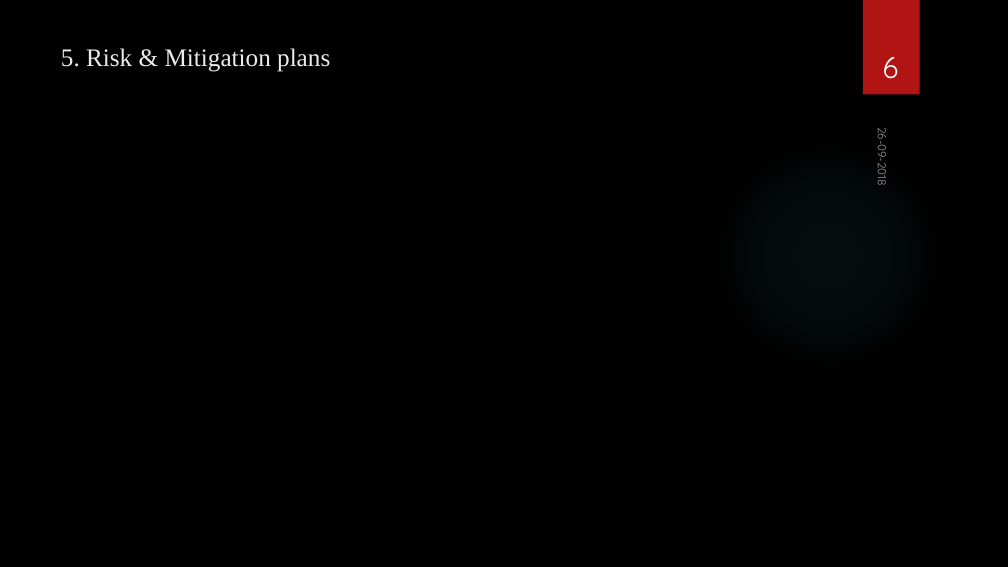
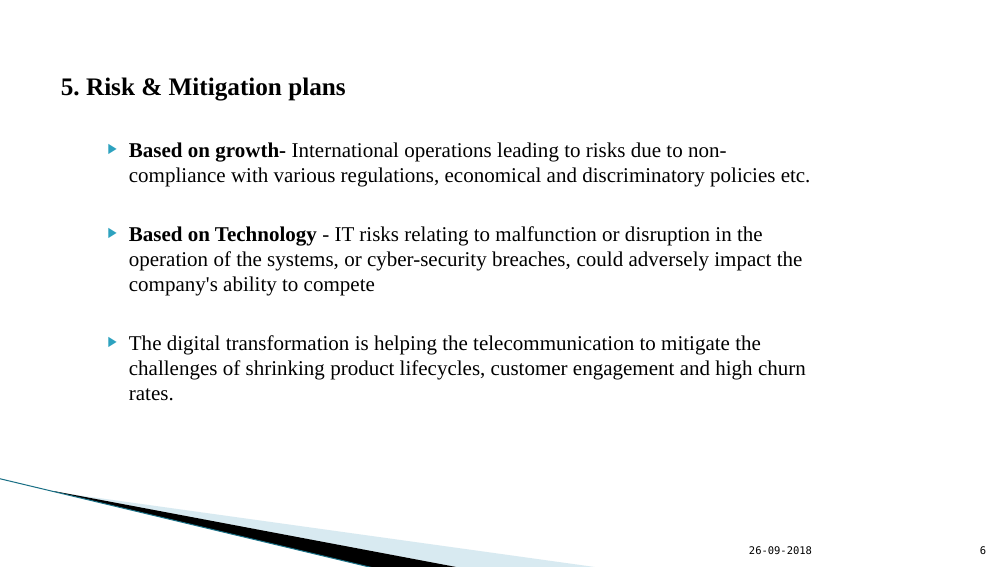
Before and after one commit to chinni112233/one, a slide deck: slide 6 of brainex.pptx. Drawn at 1008x567 pixels with LibreOffice and Linux fonts; fonts in the diff are those of the drawing; background and template pictures are left out. Boxes give left, top, right and bottom in pixels: in the first picture for what was removed or moved away, otherwise in the second. Text is boxed around its words. In the diff, an @@ line names an element or a change of style, - is before the commit and + after.

```diff
--- a/brainex.pptx
+++ b/brainex.pptx
@@ background picture (left out) to #FFFFFF @@
@@ rectangle removed at (x1=863, y1=0, x2=920, y2=95) @@
@@ title "5. Risk & Mitigation plans" at (x1=61, y1=77, x2=345, y2=101): text colour #EBEBEB to #000000, bold on; vertical alignment top to middle @@
@@ text added at (x1=129, y1=142, x2=811, y2=401), 20 pt, text #000000 @@
+▶ Based on growth- International operations leading to risks due to non-compliance with various regulations, economical and discriminatory policies etc.
+▶ Based on Technology - IT risks relating to malfunction or disruption in the operation of the systems, or cyber-security breaches, could adversely impact the company's ability to compete
+▶ The digital transformation is helping the telecommunication to mitigate the challenges of shrinking product lifecycles, customer engagement and high churn rates.
@@ ellipse removed at (x1=712, y1=138, x2=944, y2=371) @@
@@ line added from (0, 479) to (374, 567), #97C5D8 0.95 pt @@
@@ freeform shape added at (x1=54, y1=491, x2=461, y2=567), fill #000000 @@
@@ freeform shape added at (x1=55, y1=492, x2=600, y2=567), fill #A0CBDC at 40% opacity @@
@@ text "26-09-2018" moved from (x1=874, y1=132, x2=891, y2=185) to (x1=749, y1=546, x2=812, y2=554) @@
@@ text "26-09-2018" at (x1=749, y1=546, x2=812, y2=554): size 11 to 10 pt, font Quicksand to DejaVu Sans Mono, text colour #FFFFFF at 60% opacity to #000000; vertical alignment top to bottom; rotation 90 to 0 degrees @@
@@ page number moved from (x1=883, y1=57, x2=899, y2=79) to (x1=980, y1=546, x2=986, y2=554) @@
@@ page number at (x1=980, y1=546, x2=986, y2=554): size 28 to 10 pt, font Quicksand to DejaVu Sans Mono, text colour #FFFFFF to #000000; alignment centre to right @@
```
Also in this commit, not shown: 6 other slides changed.
